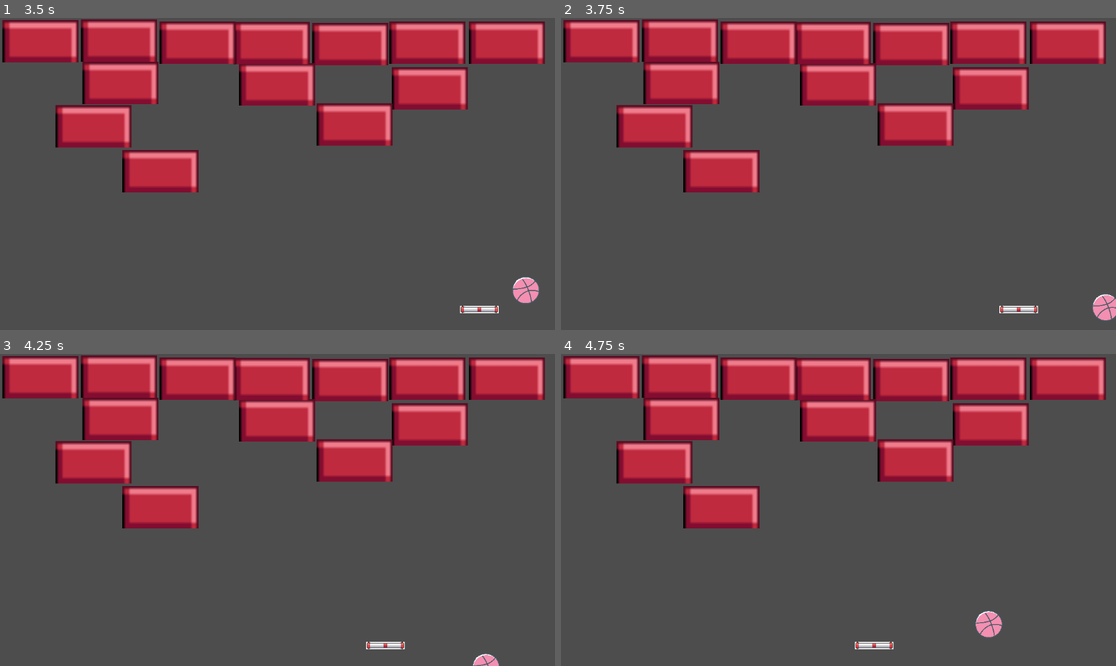
Above: before the commit, frames 1-4 (two rows, left to right).
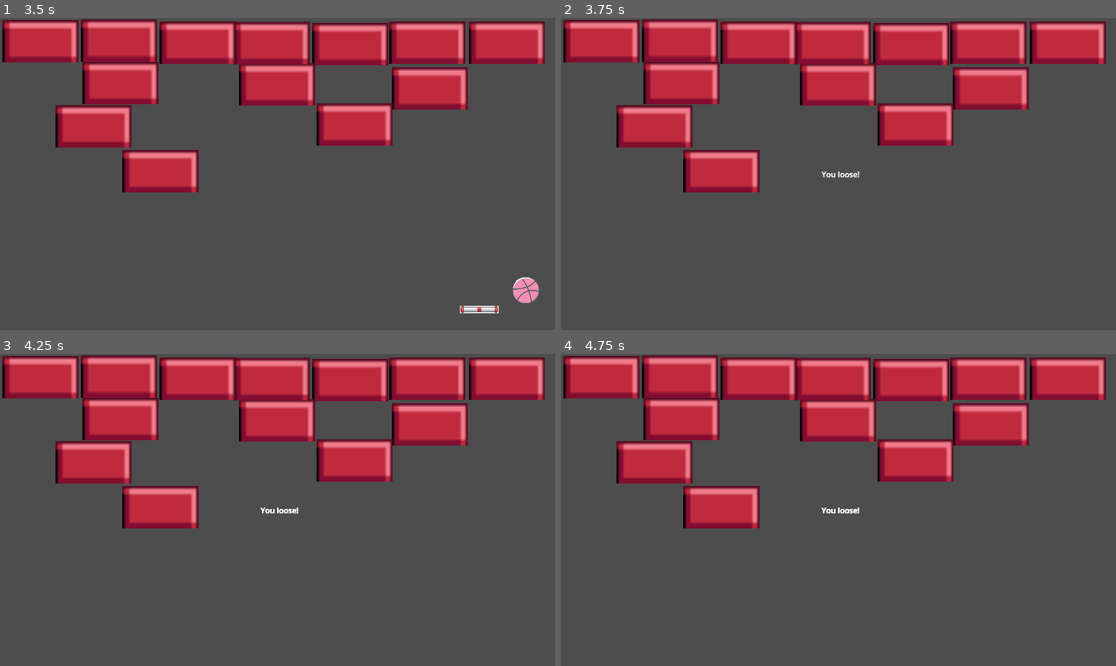
Above: after the commit, the same moments.

Repository: AkarinM/Arkanoid3000
Game: Godot game, scene res://level/level.tscn
Two runs of this game, one before a commit and one after it. Both use one fixed random seed, a clock stepped at 60 frames per second and the inputs below.
Inputs:
- Up to frame 1 (3.5 s): hold Right (ui_right) 0.53-1.28 s; hold Left (ui_left) 1.28-2.03 s; hold Right (ui_right) from 2.03 s (still down)
- Up to frame 2 (3.75 s): release Right (ui_right) at 3.53 s; hold Left (ui_left) from 3.53 s (still down)
- Up to frame 3 (4.25 s): keep holding Left (ui_left)
- Up to frame 4 (4.75 s): keep holding Left (ui_left)

Frame 1 is identical in both runs. In frame 2, 0.5% of the frame differs, in the area x 46-100%, y 49-97%; in frame 3, 0.4%; in frame 4, 0.6%, in the area x 46-80%, y 49-95%.

Commit message:
сцена стены.  обработка проигрыша

Diff:
--- a/block/block.tscn
+++ b/block/block.tscn
@@ -7,6 +7,7 @@
 size = Vector2(162, 92)
 
 [node name="Block" type="RigidBody2D" groups=["blocks"]]
+collision_mask = 2
 can_sleep = false
 lock_rotation = true
 freeze = true
--- a/common/signals.gd
+++ b/common/signals.gd
@@ -1,3 +1,4 @@
 extends Node
 
 signal block_destroyed
+signal ball_down
--- a/level/level.gd
+++ b/level/level.gd
@@ -4,6 +4,7 @@
 var loose = false
 
 var num_blocks = 0
+var board_pos_y = 0
 
 @export var win_text = 'You win!'
 @export var loose_text = 'You loose!'
@@ -11,12 +12,14 @@
 # Called when the node enters the scene tree for the first time.
 func _ready() -> void:
 	Signals_bus.block_destroyed.connect(_on_block_destroyed)
+	Signals_bus.ball_down.connect(_on_ball_dawn)
 
 	#for child in get_children():
 		#if child.has_signal("ready"):
 			#await child.ready
 
 	num_blocks = get_tree().get_nodes_in_group('blocks').size()
+
 
 
 # Called every frame. 'delta' is the elapsed time since the previous frame.
@@ -33,6 +36,10 @@
 	if num_blocks <= 0:
 		win = true
 
+func _on_ball_dawn(pos_y):
+	if pos_y > board_pos_y:
+		loose = true
+
 
 func end_game():
 	$Ball.hide()
--- /dev/null
+++ b/wall/wall.gd
@@ -0,0 +1,16 @@
+extends RigidBody2D
+
+
+# Called when the node enters the scene tree for the first time.
+func _ready() -> void:
+	pass # Replace with function body.
+
+
+# Called every frame. 'delta' is the elapsed time since the previous frame.
+func _process(delta: float) -> void:
+	pass
+
+
+func _on_body_entered(body: Node) -> void:
+	if body.name == 'Ball':
+		Signals_bus.ball_down.emit(body.position.y)
--- a/wall/wall.tscn
+++ b/wall/wall.tscn
@@ -1,4 +1,6 @@
-[gd_scene load_steps=2 format=3 uid="uid://c8fqs5vihydmy"]
+[gd_scene load_steps=3 format=3 uid="uid://c8fqs5vihydmy"]
+
+[ext_resource type="Script" path="res://wall/wall.gd" id="1_c6y26"]
 
 [sub_resource type="WorldBoundaryShape2D" id="WorldBoundaryShape2D_unnhk"]
 normal = Vector2(-0.00302369, -0.999995)
@@ -8,7 +10,13 @@
 can_sleep = false
 lock_rotation = true
 freeze = true
+freeze_mode = 1
+contact_monitor = true
+max_contacts_reported = 5
+script = ExtResource("1_c6y26")
 
 [node name="CollisionShape2D" type="CollisionShape2D" parent="."]
 scale = Vector2(10, 0.394)
 shape = SubResource("WorldBoundaryShape2D_unnhk")
+
+[connection signal="body_entered" from="." to="." method="_on_body_entered"]
